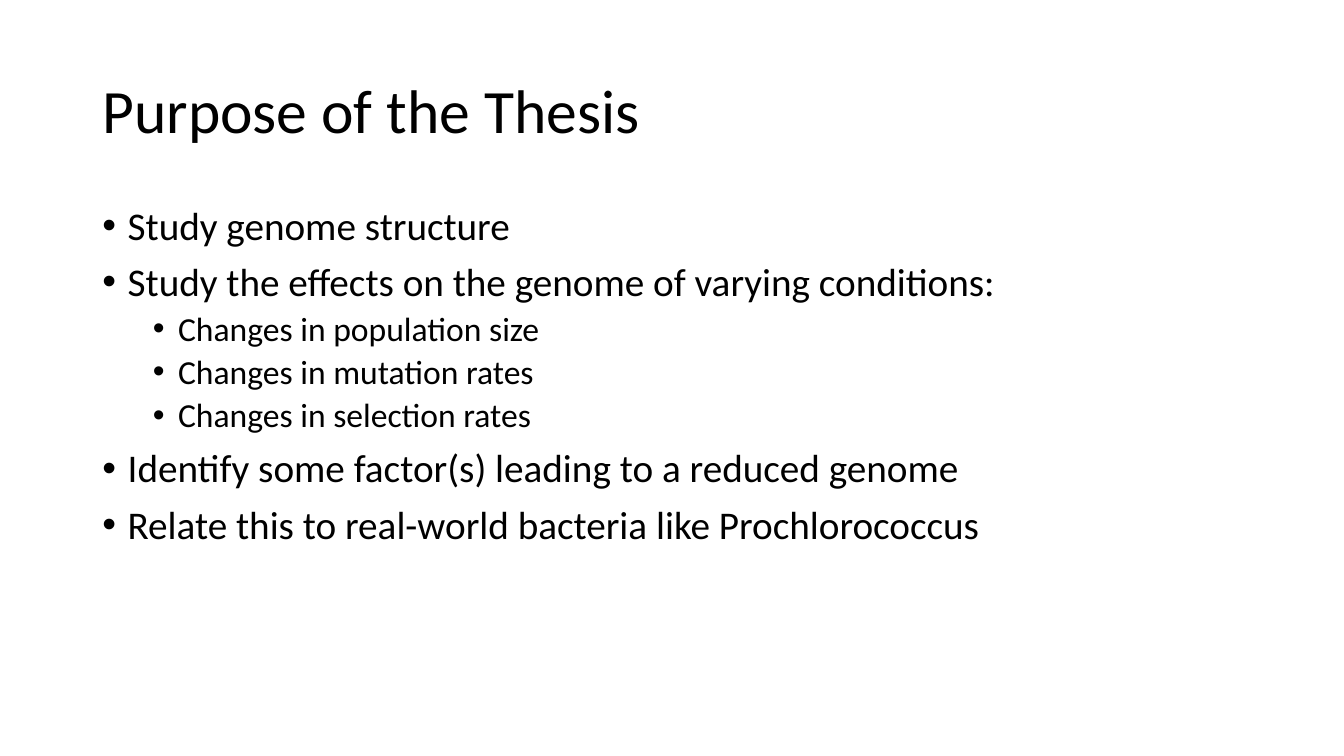
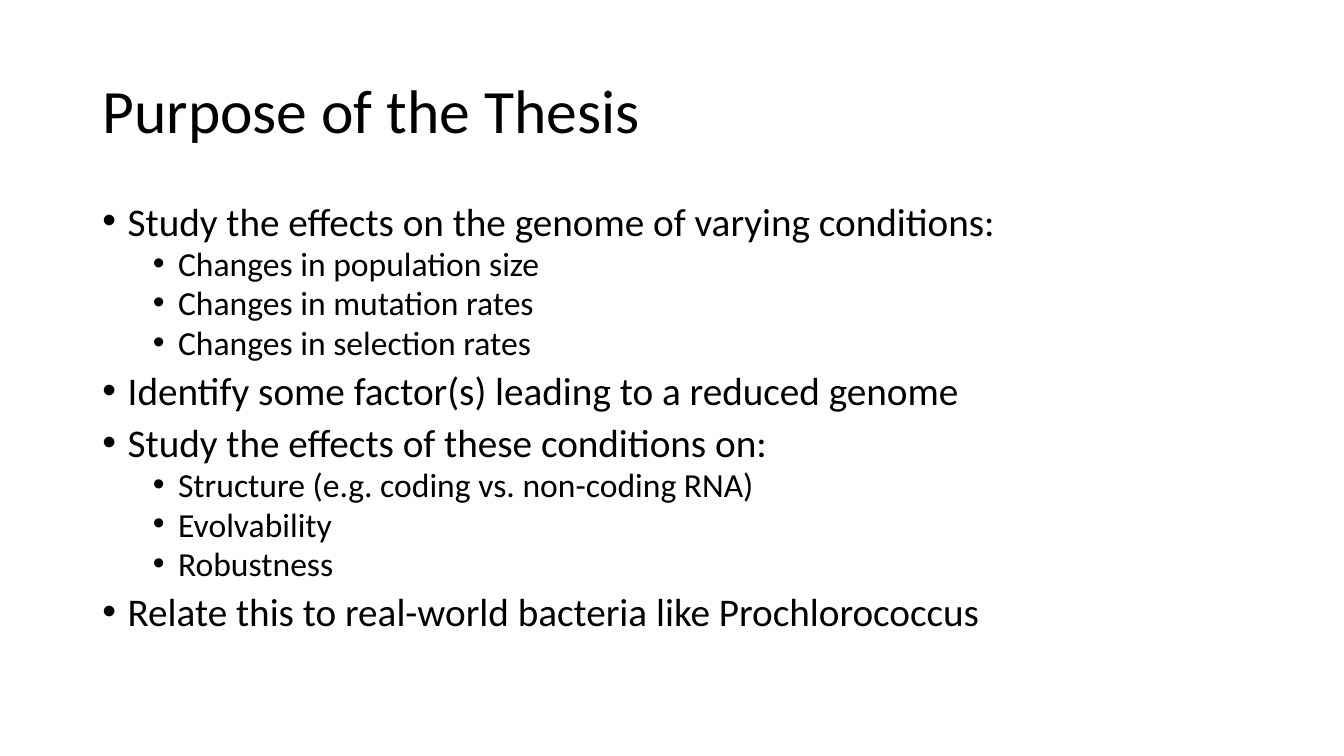
Before and after one commit to davisbk/thesis, a slide deck: slide 9 of doc/Presentation_to_Anika01.pptx (slide 4 before the commit). Drawn at 1344x756 pixels with LibreOffice and Linux fonts; fonts in the diff are those of the drawing. Boxes give left, top, right and bottom in pixels: in the first picture for what was removed or moved away, otherwise in the second. Text is boxed around its words. In the diff, an @@ line names an element or a change of style, - is before the commit and + after.

```diff
--- a/doc/Presentation_to_Anika01.pptx
+++ b/doc/Presentation_to_Anika01.pptx
@@ text at [128, 208, 995, 627]: line spacing 0.9 to 0.8 @@
@@ text at [128, 212, 510, 247]: paragraph removed @@
-• Study genome structure
@@ text at [128, 429, 767, 577]: paragraphs added @@
+• Study the effects of these conditions on:
+  • Structure (e.g. coding vs. non-coding RNA)
+  • Evolvability
+  • Robustness
```
Also in this commit, not shown: 6 other slides changed, 5 slides added, 1 slide removed.
